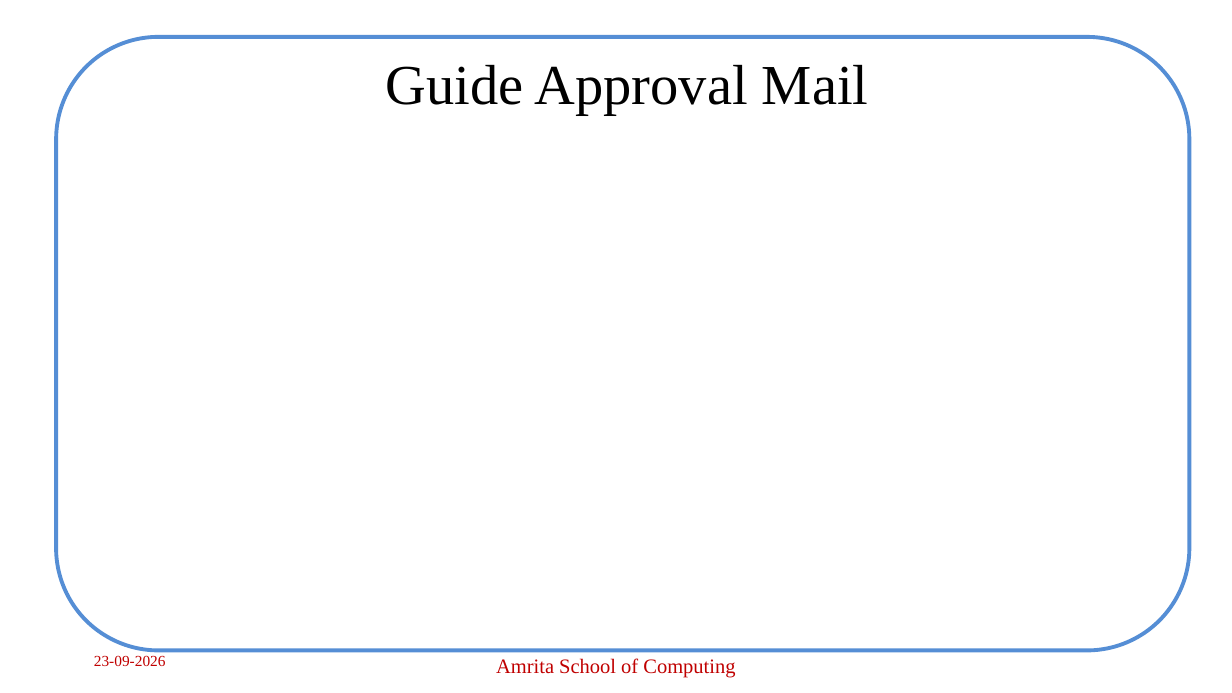
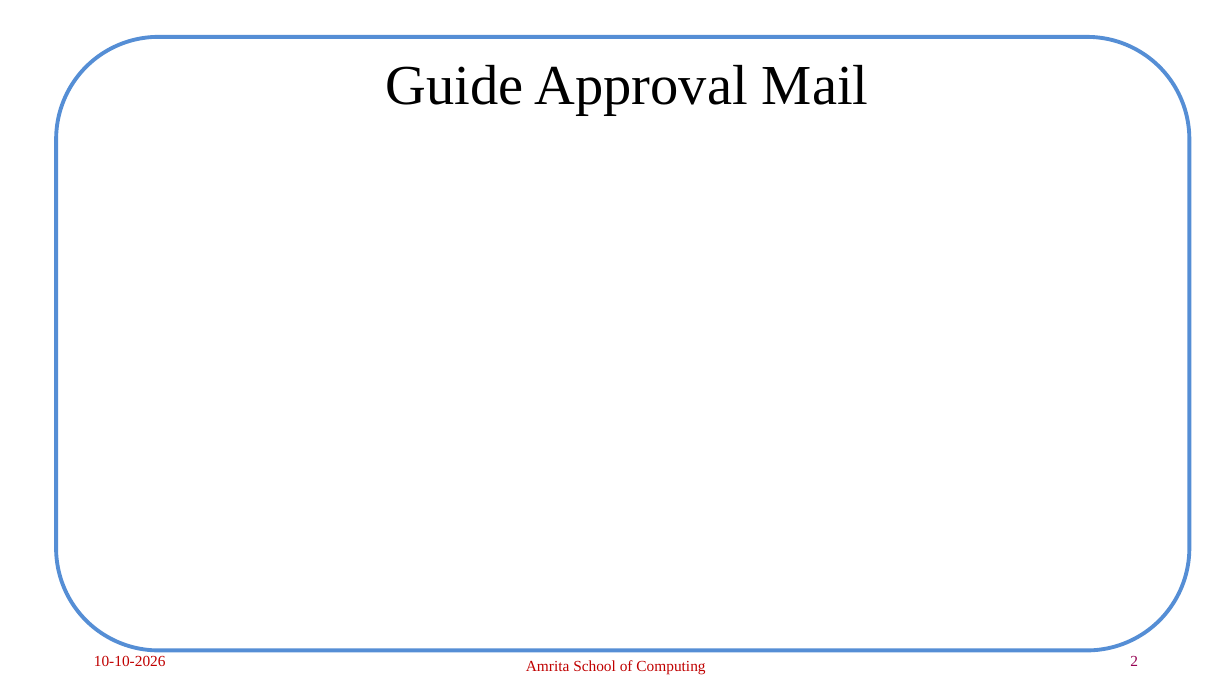
Before and after one commit to archabiju/hallucination-control-rag, a slide deck: slide 2 of presentations/Panel_Review2_CB.SC.P2CSE25001.pptx. Drawn at 1232x693 pixels with LibreOffice and Linux fonts; fonts in the diff are those of the drawing; background and template pictures are left out. Boxes give left, top, right and bottom in pixels: in the first picture for what was removed or moved away, otherwise in the second. Text is boxed around its words. In the diff, an @@ line names an element or a change of style, - is before the commit and + after.

```diff
--- a/presentations/Panel_Review2_CB.SC.P2CSE25001.pptx
+++ b/presentations/Panel_Review2_CB.SC.P2CSE25001.pptx
@@ text at [94,655,166,666]: text changed @@
-23-09-2026
+10-10-2026
@@ text "Amrita School of Computing" at [526,660,705,674]: size 16 to 12 pt @@
@@ page number added at [1130,655,1138,666], 12 pt, text #960353 @@
+2
```
Also in this commit, not shown: 14 other slides changed, 17 slides added, 2 slides removed, 52 other files.
